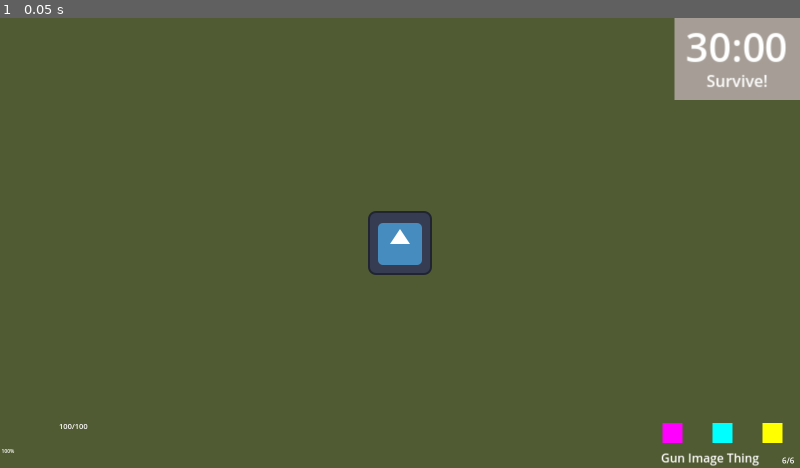
Above: before the commit, frame 1.
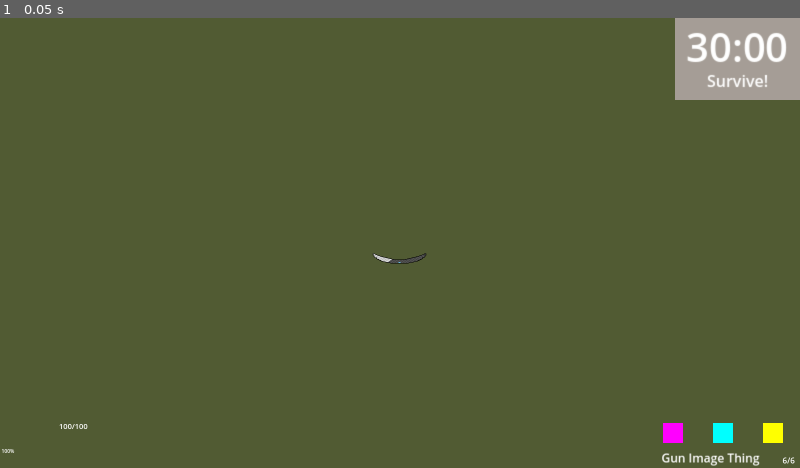
Above: after the commit, the same moment.

Repository: SamNWSC/Goddot_test
Game: Godot game, scene res://Scenes/ui.tscn
The game is run twice, just before and just after one commit, with the same random seed, the same clock (stepped at 60 frames per second) and the same inputs. This scene is started directly instead of the project's main scene. The engine's default icon, where the game draws it, is replaced by a stand-in: a white triangle on a blue panel in a dark square.
Inputs:
- Up to frame 1 (0.05 s): no input

The runs differ from the first frame. In frame 1, 1.4% of the frame differs, in the area x 46-100%, y 0-100%.

Commit message:
added crosshair

Diff:
--- a/Scenes/ui.tscn
+++ b/Scenes/ui.tscn
@@ -1,12 +1,18 @@
-[gd_scene load_steps=2 format=3 uid="uid://b03fsfwsh71hy"]
-
-[ext_resource type="Texture2D" uid="uid://8li0go54a7q8" path="res://icon.svg" id="1_jxero"]
+[gd_scene load_steps=3 format=3 uid="uid://b03fsfwsh71hy"]
+
+[ext_resource type="Texture2D" uid="uid://oom6hbsjdid0" path="res://bar-sprite-sheet.png" id="1_jxero"]
+
+[sub_resource type="AtlasTexture" id="AtlasTexture_qdvrb"]
+atlas = ExtResource("1_jxero")
+region = Rect2(-0.06, 384, 128, 128)
+filter_clip = true
 
 [node name="Control" type="Control"]
 layout_mode = 3
 anchors_preset = 15
 anchor_right = 1.0
 anchor_bottom = 1.0
+offset_right = 1.0
 grow_horizontal = 2
 grow_vertical = 2
 
@@ -142,13 +148,13 @@
 anchor_top = 0.5
 anchor_right = 0.5
 anchor_bottom = 0.5
-offset_left = -20.0
-offset_top = -20.0
-offset_right = 20.0
-offset_bottom = 20.0
-grow_horizontal = 2
-grow_vertical = 2
-texture = ExtResource("1_jxero")
+offset_left = -91.5
+offset_top = -33.0
+offset_right = 88.5
+offset_bottom = 95.0
+grow_horizontal = 2
+grow_vertical = 2
+texture = SubResource("AtlasTexture_qdvrb")
 
 [node name="ManaBar" type="TextureRect" parent="."]
 layout_mode = 1
Binary file added: bar-sprite-sheet.png
Not shown, added: bar-sprite-sheet.png.import
Not shown, changed: .DS_Store
